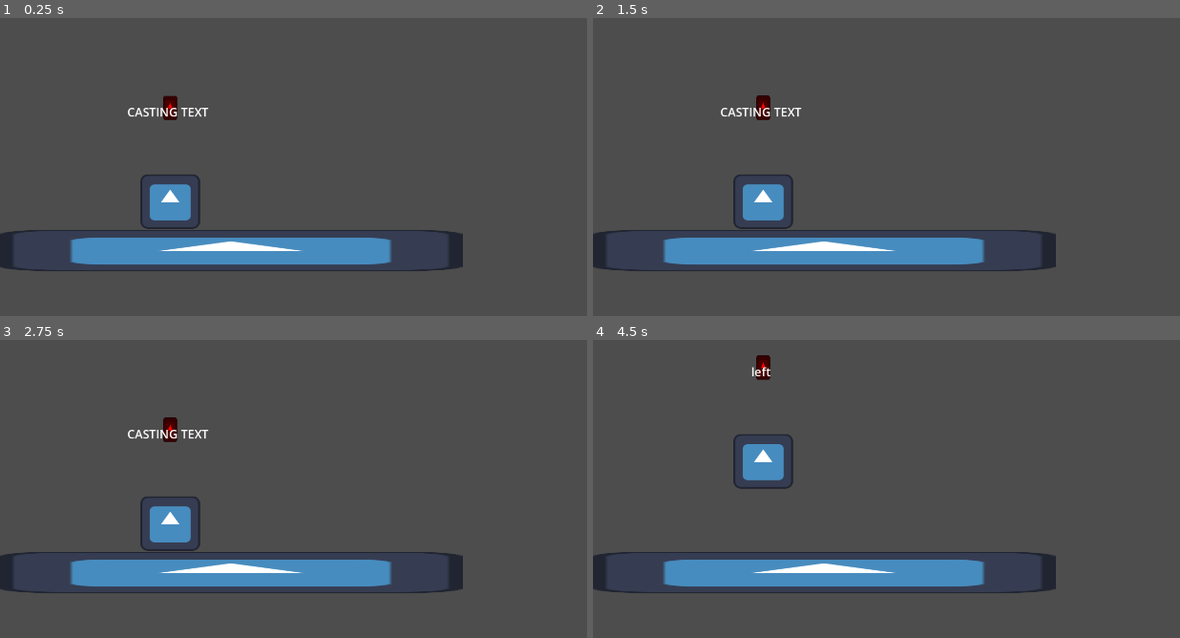
Above: before the commit, frames 1-4 (two rows, left to right).
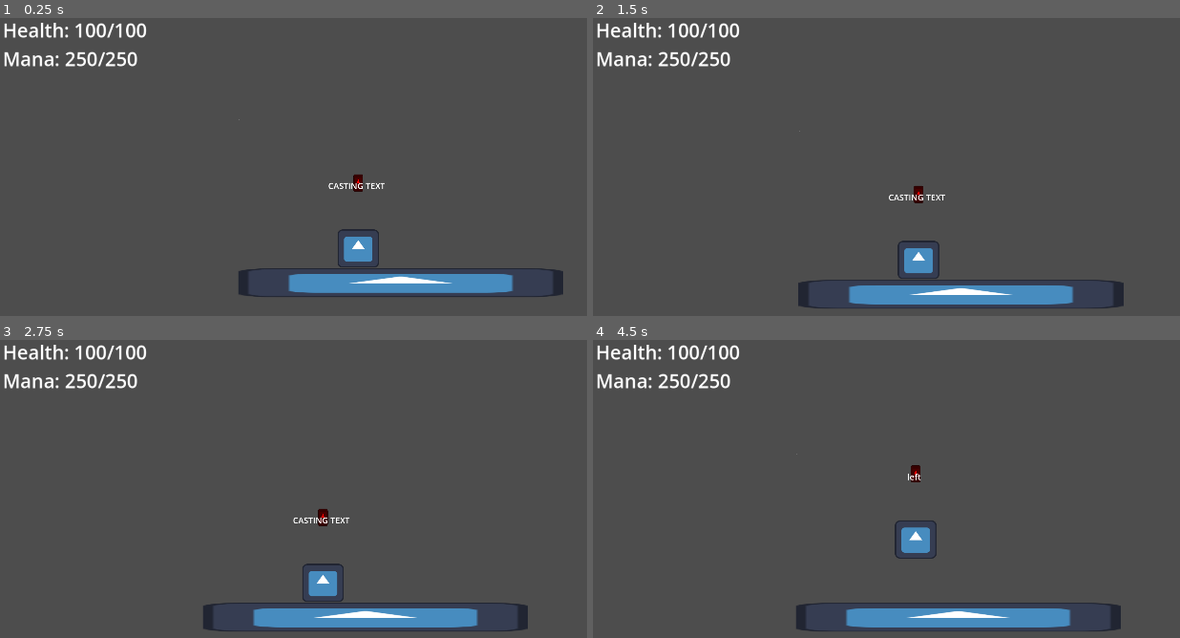
Above: after the commit, the same moments.

Repository: WantanAsyraff/Magis-Penglipur-Lara-Game
Game: Godot game, scene res://components/temp-world.tscn
Same seed, same stepped clock (60 frames per second), same inputs: the game is played once before the commit and once after it. The project has no main scene, so this scene is started directly. The engine's default icon, where the game draws it, is replaced by a stand-in: a white triangle on a blue panel in a dark square.
Inputs:
- Up to frame 1 (0.25 s): no input
- Up to frame 2 (1.5 s): tap Enter (ui_accept) at 0.5, 0.77 s; hold V (incantation_right) from 0.53 s (still down); tap Z (interact) at 0.6 s; tap Shift (dash) at 1.35 s
- Up to frame 3 (2.75 s): tap Enter (ui_accept) at 1.52 s; tap Z (interact) at 1.55, 2.1 s; release V (incantation_right) at 2.03 s; hold C (incantation_left) from 2.03 s (still down)
- Up to frame 4 (4.5 s): release C (incantation_left) at 2.78 s; hold V (incantation_right) 2.78-4.28 s; tap X (start_incantation) at 2.85 s; tap Enter (ui_accept) at 3.02, 3.77, 4.25 s; tap Z (interact) at 3.05, 3.6 s; hold C (incantation_left) from 4.28 s (still down); tap Shift (dash) at 4.35 s

The runs differ from the first frame. In frame 1, 12% of the frame differs, in the area x 0-96%, y 1-94%; in frame 2, 12%; in frame 3, 12%; in frame 4, 12%, in the area x 0-90%, y 1-98%.

Commit message:
Working Scene Transition
Zone portal, player manager and scene manager made. Each new world can be set via resource and also spawnpoints node (Node2D)

Diff:
--- /dev/null
+++ b/autoloads/player-manager.gd
@@ -0,0 +1,17 @@
+extends Node
+
+@export var player_scene: PackedScene = preload("res://components/characters/player/player.tscn")
+var player: Node2D = null
+
+func spawn_player(parent: Node, spawn_position: Vector2):
+	if not player_scene:
+		push_error("Player scene not assigned in Player_Manager!")
+		return
+
+	if player and is_instance_valid(player):
+		player.global_position = spawn_position
+		return
+
+	player = player_scene.instantiate()
+	parent.add_child(player)
+	player.global_position = spawn_position
--- /dev/null
+++ b/autoloads/scene-transition.gd
@@ -0,0 +1,3 @@
+extends Node
+
+var target_spawn_point: String = "entrance"
--- a/components/characters/player/player.tscn
+++ b/components/characters/player/player.tscn
@@ -1,7 +1,8 @@
-[gd_scene load_steps=5 format=3 uid="uid://dglx0pbuwqv14"]
+[gd_scene load_steps=6 format=3 uid="uid://dglx0pbuwqv14"]
 
 [ext_resource type="Texture2D" uid="uid://bjbqflqnvkp1n" path="res://icon.svg" id="1_kjygs"]
 [ext_resource type="Script" uid="uid://caoknale6eh0p" path="res://components/characters/player/player.gd" id="1_viwsh"]
+[ext_resource type="PackedScene" uid="uid://cw0ml7a8dvemo" path="res://components/camera/camera.tscn" id="3_dc6tm"]
 
 [sub_resource type="RectangleShape2D" id="RectangleShape2D_kjygs"]
 size = Vector2(161.5, 238)
@@ -41,4 +42,7 @@
 label_settings = SubResource("LabelSettings_42y4n")
 horizontal_alignment = 1
 
-[node name="GPUParticles2D" type="GPUParticles2D" parent="."]
+[node name="GPUParticles2D" type="GPUParticles2D" parent="." groups=["player"]]
+
+[node name="Camera2D" parent="." instance=ExtResource("3_dc6tm")]
+process_mode = 3
--- /dev/null
+++ b/data/Resources/worlds/zone-root.gd
@@ -0,0 +1,16 @@
+extends Node2D
+
+func _ready():
+	if not has_node("SpawnPoints"):
+		push_error("Zone missing SpawnPoints!")
+		return
+
+	var spawn_name := Scene_Transition.target_spawn_point
+	var spawn_points := $SpawnPoints
+
+	if not spawn_points.has_node(spawn_name):
+		push_warning("Spawn point '%s' not found!" % spawn_name)
+		return
+
+	var spawn := spawn_points.get_node(spawn_name) as Marker2D
+	Player_Manager.spawn_player(self, spawn.global_position)
--- /dev/null
+++ b/data/worlds/hubs/akademi-bintang-utama/abu-courtyard.tres
@@ -0,0 +1,13 @@
+[gd_resource type="Resource" script_class="ZoneData" load_steps=3 format=3 uid="uid://kh3isqhmfkk8"]
+
+[ext_resource type="Script" uid="uid://dsgmtbbiyaovc" path="res://data/Resources/worlds/zone.gd" id="1_j4n4y"]
+[ext_resource type="PackedScene" uid="uid://c5d1qbkughamj" path="res://scenes/worlds/hubs/akademi-bintang-utama/ABU-courtyard.tscn" id="2_unfjn"]
+
+[resource]
+script = ExtResource("1_j4n4y")
+zone_id = "akademi_bintang_utama_courtyard"
+zone_name = "Courtyard"
+zone_scene = ExtResource("2_unfjn")
+zone_type = "Hub"
+difficulty = 0
+metadata/_custom_type_script = "uid://dsgmtbbiyaovc"
--- a/data/worlds/hubs/akademi-bintang-utama/abu-library.tres
+++ b/data/worlds/hubs/akademi-bintang-utama/abu-library.tres
@@ -1,13 +1,13 @@
 [gd_resource type="Resource" script_class="ZoneData" load_steps=3 format=3 uid="uid://cpicnufhn4gry"]
 
 [ext_resource type="Script" uid="uid://dsgmtbbiyaovc" path="res://data/Resources/worlds/zone.gd" id="1_ovxbg"]
-[ext_resource type="PackedScene" uid="uid://caw2xl6yhtvk6" path="res://scenes/worlds/hubs/akademi-bintang-utama/ABULibrary.tscn" id="2_af60m"]
+[ext_resource type="PackedScene" uid="uid://caw2xl6yhtvk6" path="res://scenes/worlds/hubs/akademi-bintang-utama/ABU-library.tscn" id="2_ovxbg"]
 
 [resource]
 script = ExtResource("1_ovxbg")
 zone_id = "akademi_bintang_utama_library"
-zone_name = "Library Of Knowledge"
-zone_scene = ExtResource("2_af60m")
+zone_name = "Khazanah Ilmu"
+zone_scene = ExtResource("2_ovxbg")
 zone_type = "Hub"
 difficulty = 0
 metadata/_custom_type_script = "uid://dsgmtbbiyaovc"
--- a/project.godot
+++ b/project.godot
@@ -18,6 +18,8 @@
 
 Player_Global_Data="*res://autoloads/player-data.gd"
 Spell_Library="*res://autoloads/spell-library.gd"
+Scene_Transition="*res://autoloads/scene-transition.gd"
+Player_Manager="*res://autoloads/player-manager.gd"
 
 [display]
 
@@ -31,9 +33,12 @@
 "res://autoloads/": "red",
 "res://components/": "yellow",
 "res://data/": "teal",
-"res://scenes/": "orange",
-"res://worlds/": "red"
+"res://scenes/": "orange"
 }
+
+[global_group]
+
+player="The player, duh. For object detection and owies"
 
 [input]
 
--- /dev/null
+++ b/scenes/transitioners/zone-portal/ZonePortal.tscn
@@ -0,0 +1,17 @@
+[gd_scene load_steps=4 format=3 uid="uid://b5tctii1rqqju"]
+
+[ext_resource type="Script" uid="uid://c0xk7l7idx70l" path="res://scenes/transitioners/zone-portal/zone_portal.gd" id="1_cnpwf"]
+[ext_resource type="Resource" uid="uid://cpicnufhn4gry" path="res://data/worlds/hubs/akademi-bintang-utama/abu-library.tres" id="2_iib6d"]
+
+[sub_resource type="RectangleShape2D" id="RectangleShape2D_cnpwf"]
+size = Vector2(76, 78)
+
+[node name="ZonePortal" type="Area2D"]
+script = ExtResource("1_cnpwf")
+target_zone = ExtResource("2_iib6d")
+
+[node name="CollisionShape2D" type="CollisionShape2D" parent="."]
+shape = SubResource("RectangleShape2D_cnpwf")
+
+[connection signal="body_entered" from="." to="." method="_on_body_entered"]
+[connection signal="body_exited" from="." to="." method="_on_body_exited"]
--- /dev/null
+++ b/scenes/transitioners/zone-portal/zone_portal.gd
@@ -0,0 +1,27 @@
+class_name ZonePortal
+extends Area2D
+
+@export var target_zone: ZoneData
+@export var target_spawn_point: String = "entrance"
+
+var player_in_range := false
+
+func _process(_delta):
+	if player_in_range and Input.is_action_just_pressed("interact"):
+		_change_zone()
+
+func _change_zone():
+	if not target_zone or not target_zone.zone_scene:
+		push_error("Invalid target zone!")
+		return
+
+	Scene_Transition.target_spawn_point = target_spawn_point
+	get_tree().change_scene_to_packed(target_zone.zone_scene)
+
+func _on_body_entered(body: Node2D):
+	if body.is_in_group("player"):
+		player_in_range = true
+
+func _on_body_exited(body: Node2D):
+	if body.is_in_group("player"):
+		player_in_range = false
--- /dev/null
+++ b/scenes/worlds/hubs/akademi-bintang-utama/ABU-courtyard.tscn
@@ -0,0 +1,61 @@
+[gd_scene load_steps=7 format=3 uid="uid://c5d1qbkughamj"]
+
+[ext_resource type="Texture2D" uid="uid://bjbqflqnvkp1n" path="res://icon.svg" id="1_lpmy0"]
+[ext_resource type="Script" uid="uid://6iqrt1selfp" path="res://data/Resources/worlds/zone-root.gd" id="1_uixox"]
+[ext_resource type="PackedScene" uid="uid://bua4p61hbx7gg" path="res://components/Destructables/Box.tscn" id="2_uixox"]
+[ext_resource type="PackedScene" uid="uid://cry62ps8l1buh" path="res://components/platforms/platform.tscn" id="3_1u3qg"]
+[ext_resource type="PackedScene" uid="uid://b5tctii1rqqju" path="res://scenes/transitioners/zone-portal/ZonePortal.tscn" id="4_2ucu8"]
+
+[sub_resource type="RectangleShape2D" id="RectangleShape2D_x6d4m"]
+size = Vector2(127.55748, 126)
+
+[node name="AbuCourtyard" type="Node2D"]
+script = ExtResource("1_uixox")
+
+[node name="WorldComponent" type="Node2D" parent="."]
+
+[node name="Platform" type="Sprite2D" parent="WorldComponent"]
+modulate = Color(0.11119685, 0.11119684, 0.11119684, 1)
+position = Vector2(612.5001, 697.7669)
+scale = Vector2(37.71094, 3.0348914)
+texture = ExtResource("1_lpmy0")
+
+[node name="StaticBody2D" type="StaticBody2D" parent="WorldComponent/Platform"]
+
+[node name="CollisionShape2D" type="CollisionShape2D" parent="WorldComponent/Platform/StaticBody2D"]
+position = Vector2(0.11063385, -0.9999695)
+shape = SubResource("RectangleShape2D_x6d4m")
+
+[node name="StaticBody2D" parent="WorldComponent" instance=ExtResource("2_uixox")]
+position = Vector2(1318, 31)
+
+[node name="StaticBody2D2" parent="WorldComponent" instance=ExtResource("2_uixox")]
+position = Vector2(300, -290)
+gravity_scale = 0.0
+
+[node name="StaticBody2D3" parent="WorldComponent" instance=ExtResource("2_uixox")]
+position = Vector2(900, -486)
+gravity_scale = 0.0
+max_health = 50
+
+[node name="StaticBody2D4" parent="WorldComponent" instance=ExtResource("2_uixox")]
+position = Vector2(1034, -321)
+max_health = 20
+
+[node name="StaticBody2D5" parent="WorldComponent" instance=ExtResource("2_uixox")]
+position = Vector2(1349, -190)
+max_health = 300
+
+[node name="Platform2" parent="WorldComponent" instance=ExtResource("3_1u3qg")]
+position = Vector2(1377, 329.99997)
+scale = Vector2(2.9759462, 0.8801199)
+
+[node name="Doors" type="Node2D" parent="."]
+
+[node name="ZonePortal" parent="Doors" instance=ExtResource("4_2ucu8")]
+position = Vector2(-188, 305)
+
+[node name="SpawnPoints" type="Node" parent="."]
+
+[node name="fountain" type="Marker2D" parent="SpawnPoints"]
+position = Vector2(1956, 223)
--- /dev/null
+++ b/scenes/worlds/hubs/akademi-bintang-utama/ABU-library.tscn
@@ -0,0 +1,63 @@
+[gd_scene load_steps=8 format=3 uid="uid://caw2xl6yhtvk6"]
+
+[ext_resource type="Texture2D" uid="uid://bjbqflqnvkp1n" path="res://icon.svg" id="1_gk0t7"]
+[ext_resource type="Script" uid="uid://6iqrt1selfp" path="res://data/Resources/worlds/zone-root.gd" id="1_msjvq"]
+[ext_resource type="PackedScene" uid="uid://bua4p61hbx7gg" path="res://components/Destructables/Box.tscn" id="2_brr8f"]
+[ext_resource type="PackedScene" uid="uid://cry62ps8l1buh" path="res://components/platforms/platform.tscn" id="3_lnht0"]
+[ext_resource type="PackedScene" uid="uid://b5tctii1rqqju" path="res://scenes/transitioners/zone-portal/ZonePortal.tscn" id="6_mkp2f"]
+[ext_resource type="Resource" uid="uid://kh3isqhmfkk8" path="res://data/worlds/hubs/akademi-bintang-utama/abu-courtyard.tres" id="7_sqbp1"]
+
+[sub_resource type="RectangleShape2D" id="RectangleShape2D_yr4ky"]
+size = Vector2(127.55748, 126)
+
+[node name="AbuLibrary" type="Node2D"]
+script = ExtResource("1_msjvq")
+
+[node name="WorldComponent" type="Node2D" parent="."]
+
+[node name="Platform" type="Sprite2D" parent="WorldComponent"]
+modulate = Color(0.11119685, 0.11119684, 0.11119684, 1)
+position = Vector2(612.5001, 697.7669)
+scale = Vector2(37.71094, 3.0348914)
+texture = ExtResource("1_gk0t7")
+
+[node name="StaticBody2D" type="StaticBody2D" parent="WorldComponent/Platform"]
+
+[node name="CollisionShape2D" type="CollisionShape2D" parent="WorldComponent/Platform/StaticBody2D"]
+position = Vector2(0.11063385, -0.9999695)
+shape = SubResource("RectangleShape2D_yr4ky")
+
+[node name="StaticBody2D" parent="WorldComponent" instance=ExtResource("2_brr8f")]
+position = Vector2(1318, 31)
+
+[node name="StaticBody2D2" parent="WorldComponent" instance=ExtResource("2_brr8f")]
+position = Vector2(300, -290)
+gravity_scale = 0.0
+
+[node name="StaticBody2D3" parent="WorldComponent" instance=ExtResource("2_brr8f")]
+position = Vector2(900, -486)
+gravity_scale = 0.0
+max_health = 50
+
+[node name="StaticBody2D4" parent="WorldComponent" instance=ExtResource("2_brr8f")]
+position = Vector2(1034, -321)
+max_health = 20
+
+[node name="StaticBody2D5" parent="WorldComponent" instance=ExtResource("2_brr8f")]
+position = Vector2(1349, -190)
+max_health = 300
+
+[node name="Platform2" parent="WorldComponent" instance=ExtResource("3_lnht0")]
+position = Vector2(181, 364)
+
+[node name="Doors" type="Node2D" parent="."]
+
+[node name="ZonePortal" parent="Doors" instance=ExtResource("6_mkp2f")]
+position = Vector2(-637, 359)
+target_zone = ExtResource("7_sqbp1")
+target_spawn_point = "fountain"
+
+[node name="SpawnPoints" type="Node" parent="."]
+
+[node name="entrance" type="Marker2D" parent="SpawnPoints"]
+position = Vector2(-283, 401)
--- a/scenes/worlds/hubs/akademi-bintang-utama/ABULibrary.tscn
+++ /dev/null
@@ -1,57 +0,0 @@
-[gd_scene load_steps=7 format=3 uid="uid://caw2xl6yhtvk6"]
-
-[ext_resource type="Texture2D" uid="uid://bjbqflqnvkp1n" path="res://icon.svg" id="1_dl0as"]
-[ext_resource type="PackedScene" uid="uid://bua4p61hbx7gg" path="res://components/Destructables/Box.tscn" id="2_hap56"]
-[ext_resource type="PackedScene" uid="uid://cry62ps8l1buh" path="res://components/platforms/platform.tscn" id="3_re26j"]
-[ext_resource type="PackedScene" uid="uid://dglx0pbuwqv14" path="res://components/characters/player/player.tscn" id="4_jagw0"]
-[ext_resource type="PackedScene" uid="uid://cw0ml7a8dvemo" path="res://components/camera/camera.tscn" id="5_w06vj"]
-
-[sub_resource type="RectangleShape2D" id="RectangleShape2D_yr4ky"]
-size = Vector2(127.55748, 126)
-
-[node name="AbuLibrary" type="Node2D"]
-
-[node name="WorldComponent" type="Node2D" parent="."]
-
-[node name="Platform" type="Sprite2D" parent="WorldComponent"]
-modulate = Color(0.11119685, 0.11119684, 0.11119684, 1)
-position = Vector2(612.5001, 697.7669)
-scale = Vector2(37.71094, 3.0348914)
-texture = ExtResource("1_dl0as")
-
-[node name="StaticBody2D" type="StaticBody2D" parent="WorldComponent/Platform"]
-
-[node name="CollisionShape2D" type="CollisionShape2D" parent="WorldComponent/Platform/StaticBody2D"]
-position = Vector2(0.11063385, -0.9999695)
-shape = SubResource("RectangleShape2D_yr4ky")
-
-[node name="StaticBody2D" parent="WorldComponent" instance=ExtResource("2_hap56")]
-position = Vector2(1318, 31)
-
-[node name="StaticBody2D2" parent="WorldComponent" instance=ExtResource("2_hap56")]
-position = Vector2(300, -290)
-gravity_scale = 0.0
-
-[node name="StaticBody2D3" parent="WorldComponent" instance=ExtResource("2_hap56")]
-position = Vector2(900, -486)
-gravity_scale = 0.0
-max_health = 50
-
-[node name="StaticBody2D4" parent="WorldComponent" instance=ExtResource("2_hap56")]
-position = Vector2(1034, -321)
-max_health = 20
-
-[node name="StaticBody2D5" parent="WorldComponent" instance=ExtResource("2_hap56")]
-position = Vector2(1349, -190)
-max_health = 300
-
-[node name="Platform2" parent="WorldComponent" instance=ExtResource("3_re26j")]
-position = Vector2(181, 364)
-
-[node name="Character" type="Node2D" parent="."]
-
-[node name="Player" parent="Character" instance=ExtResource("4_jagw0")]
-position = Vector2(592, 419)
-
-[node name="Camera" parent="Character/Player" instance=ExtResource("5_w06vj")]
-offset = Vector2(0, -300)
--- a/worlds/world-demo.tscn
+++ /dev/null
@@ -1,57 +0,0 @@
-[gd_scene load_steps=7 format=3 uid="uid://b0vrqvmm4nwcu"]
-
-[ext_resource type="Texture2D" uid="uid://bjbqflqnvkp1n" path="res://icon.svg" id="1_h56rb"]
-[ext_resource type="PackedScene" uid="uid://bua4p61hbx7gg" path="res://components/Destructables/Box.tscn" id="2_6mfvj"]
-[ext_resource type="PackedScene" uid="uid://dglx0pbuwqv14" path="res://components/characters/player/player.tscn" id="2_tl11v"]
-[ext_resource type="PackedScene" uid="uid://cw0ml7a8dvemo" path="res://components/camera/camera.tscn" id="3_du5pr"]
-[ext_resource type="PackedScene" uid="uid://cry62ps8l1buh" path="res://components/platforms/platform.tscn" id="5_pb8gr"]
-
-[sub_resource type="RectangleShape2D" id="RectangleShape2D_tl11v"]
-size = Vector2(127.55748, 126)
-
-[node name="WorldDemo" type="Node2D"]
-
-[node name="WorldComponent" type="Node2D" parent="."]
-
-[node name="Platform" type="Sprite2D" parent="WorldComponent"]
-modulate = Color(0.11119685, 0.11119684, 0.11119684, 1)
-position = Vector2(612.5001, 697.7669)
-scale = Vector2(37.71094, 3.0348914)
-texture = ExtResource("1_h56rb")
-
-[node name="StaticBody2D" type="StaticBody2D" parent="WorldComponent/Platform"]
-
-[node name="CollisionShape2D" type="CollisionShape2D" parent="WorldComponent/Platform/StaticBody2D"]
-position = Vector2(0.11063385, -0.9999695)
-shape = SubResource("RectangleShape2D_tl11v")
-
-[node name="StaticBody2D" parent="WorldComponent" instance=ExtResource("2_6mfvj")]
-position = Vector2(1318, 31)
-
-[node name="StaticBody2D2" parent="WorldComponent" instance=ExtResource("2_6mfvj")]
-position = Vector2(300, -290)
-gravity_scale = 0.0
-
-[node name="StaticBody2D3" parent="WorldComponent" instance=ExtResource("2_6mfvj")]
-position = Vector2(900, -486)
-gravity_scale = 0.0
-max_health = 50
-
-[node name="StaticBody2D4" parent="WorldComponent" instance=ExtResource("2_6mfvj")]
-position = Vector2(1034, -321)
-max_health = 20
-
-[node name="StaticBody2D5" parent="WorldComponent" instance=ExtResource("2_6mfvj")]
-position = Vector2(1349, -190)
-max_health = 300
-
-[node name="Platform2" parent="WorldComponent" instance=ExtResource("5_pb8gr")]
-position = Vector2(181, 364)
-
-[node name="Character" type="Node2D" parent="."]
-
-[node name="Player" parent="Character" instance=ExtResource("2_tl11v")]
-position = Vector2(592, 419)
-
-[node name="Camera" parent="Character/Player" instance=ExtResource("3_du5pr")]
-offset = Vector2(0, -300)
Not shown, added: autoloads/player-manager.gd.uid
Not shown, added: autoloads/scene-transition.gd.uid
Not shown: 1 places in components/temp-world.tscn that only renumber resources
Not shown, added: data/Resources/worlds/zone-root.gd.uid
Not shown, added: scenes/transitioners/zone-portal/zone_portal.gd.uid
